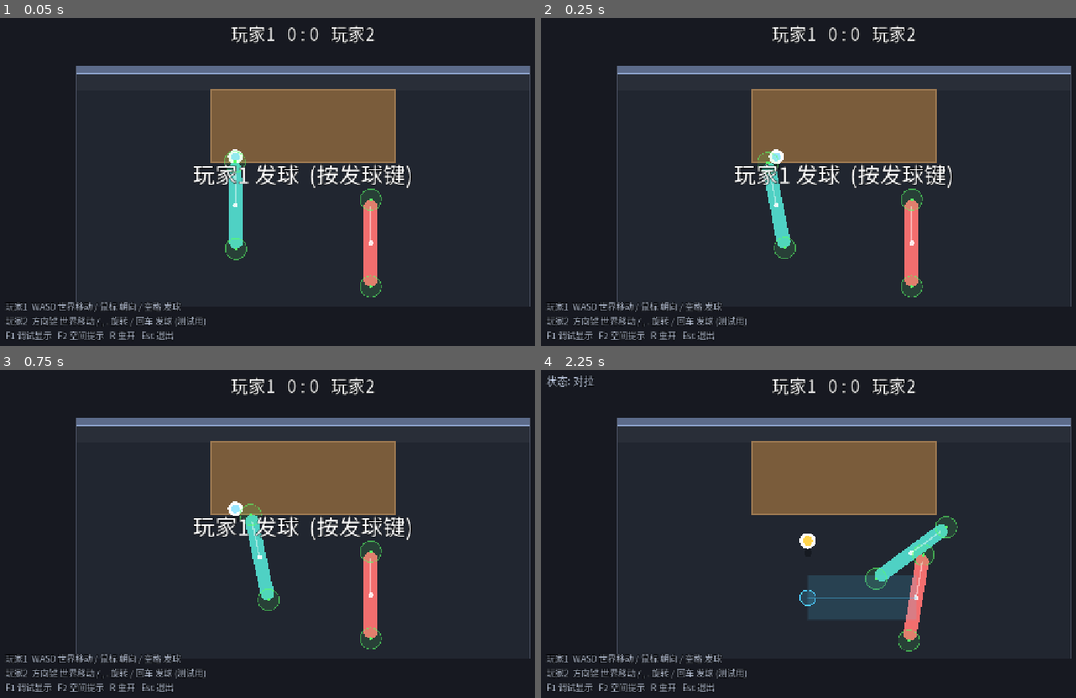
Above: before the commit, frames 1-4 (two rows, left to right).
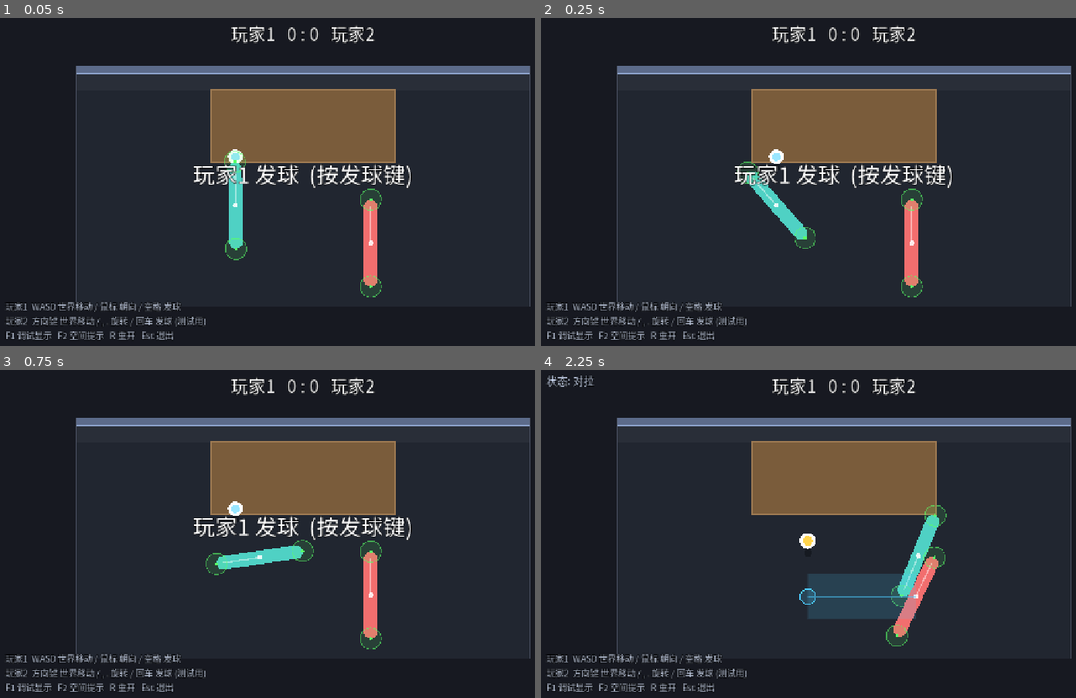
Above: after the commit, the same moments.

Repository: shuperidou/BMA-Arena
Game: Godot game, scene res://scenes/Main.tscn
Two runs of this game, one before a commit and one after it. Both use one fixed random seed, a clock stepped at 60 frames per second and the inputs below.
Inputs (mouse positions are in pixels of both pictures, inside the frame that each line leads up to):
- Up to frame 1 (0.05 s): no input
- Up to frame 2 (0.25 s): no input
- Up to frame 3 (0.75 s): tap Enter at 0.5, 0.6 s; move the mouse to (438, 520) at 0.52 s; hold D from 0.53 s (still down); click (438, 520) at 0.67 s
- Up to frame 4 (2.25 s): tap Space at 0.77 s; release D at 1.25 s; drag from (722, 556) to (813, 606) at 1.27 s; move the mouse to (904, 461) at 2.02 s; hold D from 2.03 s (still down); tap Enter at 2.1 s; click (904, 461) at 2.17 s

Frame 1 is identical in both runs. In frame 2, 1.2% of the frame differs, in the area x 36-52%, y 40-74%; in frame 3, 1.6%; in frame 4, 2.3%, in the area x 48-78%, y 41-86%.

Commit message:
control: ball-relative mouse aim (default face ball, drag-anchor offset), aim debug overlay

Diff:
--- a/scenes/Main.tscn
+++ b/scenes/Main.tscn
@@ -1,6 +1,6 @@
-[gd_scene load_steps=2 format=3]
+[gd_scene format=3 uid="uid://bm65pdmvfsji6"]
 
-[ext_resource type="Script" path="res://scripts/core/main.gd" id="1_main"]
+[ext_resource type="Script" uid="uid://ddm6gx62xbm8f" path="res://scripts/core/main.gd" id="1_main"]
 
-[node name="Main" type="Node2D"]
+[node name="Main" type="Node2D" unique_id=775991051]
 script = ExtResource("1_main")
--- a/scripts/autoload/game_config.gd
+++ b/scripts/autoload/game_config.gd
@@ -33,11 +33,15 @@
 var move_accel: float = 3200.0         ## 速度变化最大加速度 (惯性/手感)
 
 # 旋转：鼠标给"目标角度"，角色带惯性逐渐追踪 (设计: 独立于移动)
-var max_angular_velocity: float = 5.0   ## rad/s 最大角速度
+var max_angular_velocity: float = 15000.0   ## rad/s 最大角速度
 var rotation_acceleration: float = 30.0 ## rad/s^2 角速度变化上限 (旋转惯性)
 var rotation_gain: float = 6.0          ## 角度误差 -> 目标角速度的增益
-var rotation_damping: float = 6.0       ## 无鼠标目标时的角速度衰减 (rad/s^2)
-var min_mouse_distance: float = 6.0     ## 鼠标离角色太近则不改变目标朝向
+var rotation_damping: float = 6.0       ## 无有效目标时的角速度衰减 (rad/s^2)
+
+# 鼠标相对瞄准：默认朝球；按住鼠标拖动，以"按下瞬间位置"为锚点偏移目标点。
+var aim_mouse_button: int = MOUSE_BUTTON_LEFT
+var mouse_to_world_scale: float = 1.0   ## 鼠标拖动距离 -> 世界空间偏移距离
+var max_aim_offset: float = 220.0       ## target 点相对球的最大偏移 (世界单位)
 
 # ============================================================
 #  球：伪 Z 轴 (高度) 系统
--- a/scripts/player/input_scheme.gd
+++ b/scripts/player/input_scheme.gd
@@ -1,11 +1,15 @@
 class_name InputScheme
 extends RefCounted
-## 一个玩家的输入方案。用 physical keycode，避免键盘布局差异。
+## 一个玩家的输入方案。
 ##
-## 基础控制模型 (设计):
-##   移动 = 世界坐标向量 (WASD 永远对应屏幕上/下/左/右，绝不按角色朝向旋转)
-##   朝向 = 目标角度 (鼠标) 或键盘转向 (仅第二玩家临时用)
-## 两者完全解耦。
+## 基础控制模型 (玩家1)：
+##   移动 = 世界坐标 (WASD 永远对应屏幕上/下/左/右，与朝向无关)
+##   朝向 = 默认朝球；按住鼠标拖动，以"按下瞬间的位置"为锚点做相对偏移
+##
+## 关键点：鼠标不是绝对瞄准。它是把"球周围的目标点"拖开：
+##   mouse_offset_screen = current_mouse - mouse_anchor
+##   aim_point           = ball_xy + mouse_offset_screen * mouse_to_world_scale
+##   target_rotation     = angle(aim_point - character_position)
 
 enum AimMode { MOUSE, KEYBOARD, NONE }
 
@@ -14,6 +18,10 @@
 var aim_mode: int
 var rot_ccw_key: int
 var rot_cw_key: int
+
+# 鼠标拖动状态 (锚点方案)
+var _dragging: bool = false
+var _anchor: Vector2 = Vector2.ZERO
 
 func _init(p_move: Dictionary, p_serve: int, p_aim: int, p_ccw: int = 0, p_cw: int = 0) -> void:
 	move_keys = p_move
@@ -36,15 +44,36 @@
 func serve_pressed() -> bool:
 	return _pressed(serve_key)
 
-## 键盘转向输入: +1 = 顺时针 (Godot 2D 正角速度为顺时针)。仅 KEYBOARD 模式用。
+## 键盘转向输入: +1 = 顺时针。仅 KEYBOARD 模式用。
 func turn_axis() -> float:
 	return float(_pressed(rot_cw_key)) - float(_pressed(rot_ccw_key))
 
-## 鼠标目标角度。无有效目标时返回 NAN。
-func mouse_aim_angle(owner: Node2D) -> float:
+# ------------------------------------------------------------
+#  鼠标锚点拖动 (每物理帧调用一次)
+# ------------------------------------------------------------
+func update_mouse(owner: Node2D) -> void:
 	if aim_mode != AimMode.MOUSE:
-		return NAN
-	var d: Vector2 = owner.get_global_mouse_position() - owner.global_position
-	if d.length() < GameConfig.min_mouse_distance:
-		return NAN
-	return d.angle()
+		return
+	var pressed: bool = Input.is_mouse_button_pressed(GameConfig.aim_mouse_button)
+	if pressed and not _dragging:
+		# 按下瞬间：记录锚点，偏移强制为 0 (不跳变)
+		_dragging = true
+		_anchor = owner.get_global_mouse_position()
+	elif not pressed and _dragging:
+		# 松开：偏移归零
+		_dragging = false
+
+func is_dragging() -> bool:
+	return _dragging
+
+func mouse_anchor() -> Vector2:
+	return _anchor
+
+func current_mouse(owner: Node2D) -> Vector2:
+	return owner.get_global_mouse_position()
+
+## 未限制的鼠标世界偏移 (基于锚点)。
+func mouse_world_offset(owner: Node2D) -> Vector2:
+	if not _dragging:
+		return Vector2.ZERO
+	return (owner.get_global_mouse_position() - _anchor) * GameConfig.mouse_to_world_scale
--- a/scripts/player/player_controller.gd
+++ b/scripts/player/player_controller.gd
@@ -16,7 +16,10 @@
 var ball: Ball = null
 
 var hit_points: Array[HitPoint] = []
-var debug_aim_override: float = NAN  ## 测试用：非 NAN 时覆盖鼠标目标角度
+var debug_aim_override: float = NAN  ## 测试用：非 NAN 时覆盖目标角度
+var debug_aim_point: Vector2 = Vector2.ZERO
+var debug_target_rotation: float = 0.0
+var debug_has_aim: bool = false
 var _last_touch_time: float = -10.0
 var _body_color: Color = Color(0.31, 0.82, 0.77)
 
@@ -88,12 +91,30 @@
 		return
 	var accel: float = GameConfig.rotation_acceleration * step
 	if input_scheme.aim_mode == InputScheme.AimMode.MOUSE:
-		var target: float = debug_aim_override if not is_nan(debug_aim_override) \
-			else input_scheme.mouse_aim_angle(self)
-		if is_nan(target):
-			# 鼠标太近或不在鼠标模式：角速度逐渐衰减
-			state.angular_velocity = move_toward(state.angular_velocity, 0.0, GameConfig.rotation_damping * step)
-			return
+		input_scheme.update_mouse(self)
+		var origin: Vector2 = state.transform.origin
+		var target: float
+		if not is_nan(debug_aim_override):
+			# 测试用：直接给目标角度
+			target = debug_aim_override
+			debug_aim_point = origin + Vector2.RIGHT.rotated(target) * 100.0
+			debug_has_aim = true
+		else:
+			# 默认朝球 (只用球的 XY 投影，忽略高度 Z)
+			var ball_xy: Vector2 = ball.global_position if ball != null else origin + Vector2(0.0, -100.0)
+			var aim_point: Vector2 = ball_xy
+			if input_scheme.is_dragging():
+				var off: Vector2 = input_scheme.mouse_world_offset(self).limit_length(GameConfig.max_aim_offset)
+				aim_point = ball_xy + off
+			debug_aim_point = aim_point
+			var d: Vector2 = aim_point - origin
+			if d.length() > 1.0:
+				target = d.angle()
+				debug_has_aim = true
+			else:
+				target = state.transform.get_rotation()
+				debug_has_aim = false
+		debug_target_rotation = target
 		var err: float = wrapf(target - state.transform.get_rotation(), -PI, PI)
 		var desired_w: float = clampf(err * GameConfig.rotation_gain,
 			-GameConfig.max_angular_velocity, GameConfig.max_angular_velocity)
--- a/scripts/ui/debug_layer.gd
+++ b/scripts/ui/debug_layer.gd
@@ -66,6 +66,38 @@
 			str(b.wall_since_hit), str(b.returnable)]
 		draw_string(font, b.global_position + Vector2(16, -12), txt,
 			HORIZONTAL_ALIGNMENT_LEFT, -1, 13, Color(1, 1, 1, 0.92))
+	# 鼠标相对瞄准可视化 (玩家1)
+	if match_ref.players.size() > 0:
+		_draw_aim(font, match_ref.players[0])
+
+func _draw_aim(font: Font, p1: PlayerController) -> void:
+	var sch: InputScheme = p1.input_scheme
+	if sch == null or sch.aim_mode != InputScheme.AimMode.MOUSE or not p1.debug_has_aim:
+		return
+	var ball_xy: Vector2 = match_ref.ball.global_position
+	var aim: Vector2 = p1.debug_aim_point
+	# 球 -> aim_point 辅助线
+	draw_line(ball_xy, aim, Color(1.0, 0.45, 0.9, 0.9), 2.0)
+	draw_circle(aim, 9.0, Color(1.0, 0.35, 0.85, 0.25))
+	draw_arc(aim, 9.0, 0.0, TAU, 24, Color(1.0, 0.35, 0.85), 2.0)
+	# 球的 XY 投影
+	draw_circle(ball_xy, 3.0, Color(1.0, 0.45, 0.9))
+	# 锚点 / 当前鼠标
+	var off_len: float = 0.0
+	if sch.is_dragging():
+		var anchor: Vector2 = sch.mouse_anchor()
+		var cur: Vector2 = sch.current_mouse(self)
+		off_len = (cur - anchor).length() * GameConfig.mouse_to_world_scale
+		draw_circle(anchor, 6.0, Color(0.5, 0.85, 1.0, 0.9))
+		draw_line(anchor, cur, Color(0.5, 0.85, 1.0, 0.6), 1.5)
+		draw_circle(cur, 4.0, Color(0.6, 0.95, 1.0))
+	# 角色当前朝向 (绿) 与目标朝向 (品红)
+	var o: Vector2 = p1.global_position
+	draw_line(o, o + Vector2.RIGHT.rotated(p1.rotation) * 90.0, Color(0.4, 1.0, 0.4, 0.85), 2.0)
+	draw_line(o, o + Vector2.RIGHT.rotated(p1.debug_target_rotation) * 90.0, Color(1.0, 0.35, 0.85, 0.85), 2.0)
+	var txt := "aim=(%.0f,%.0f) target=%.2f rot=%.2f\ndrag=%s offset=%.0f" % [
+		aim.x, aim.y, p1.debug_target_rotation, p1.rotation, str(sch.is_dragging()), off_len]
+	draw_string(font, o + Vector2(12, 20), txt, HORIZONTAL_ALIGNMENT_LEFT, -1, 13, Color(1.0, 0.7, 0.95, 0.95))
 
 func _draw_capsule(c: Vector2, angle: float, hl: float, r: float, color: Color) -> void:
 	var seg: float = hl - r
